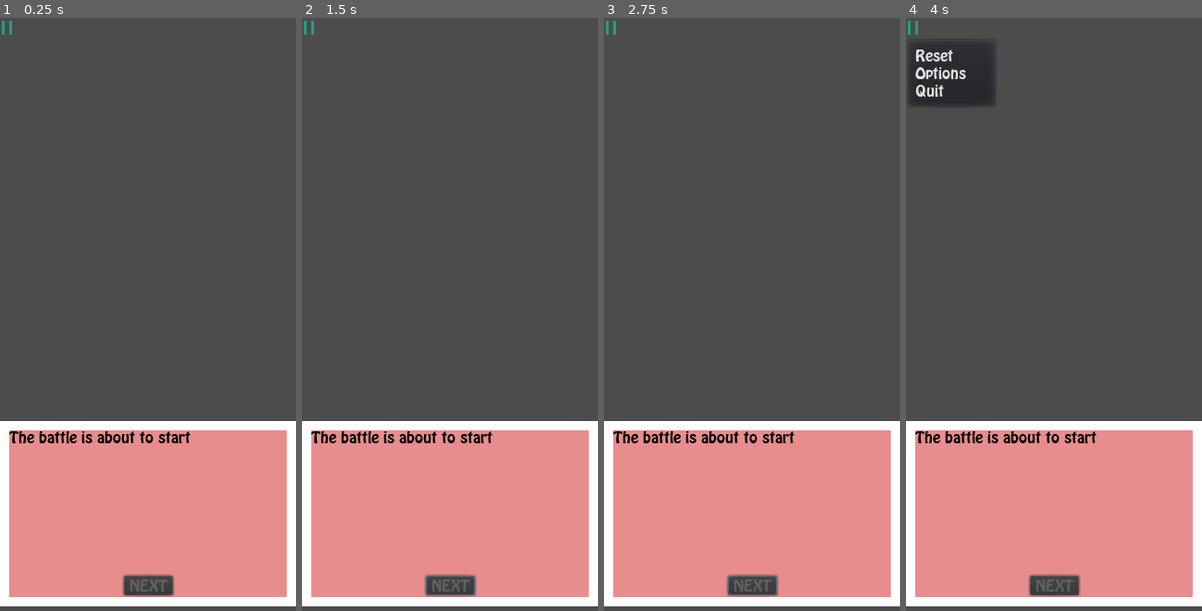
Above: before the commit, frames 1-4 (left to right).
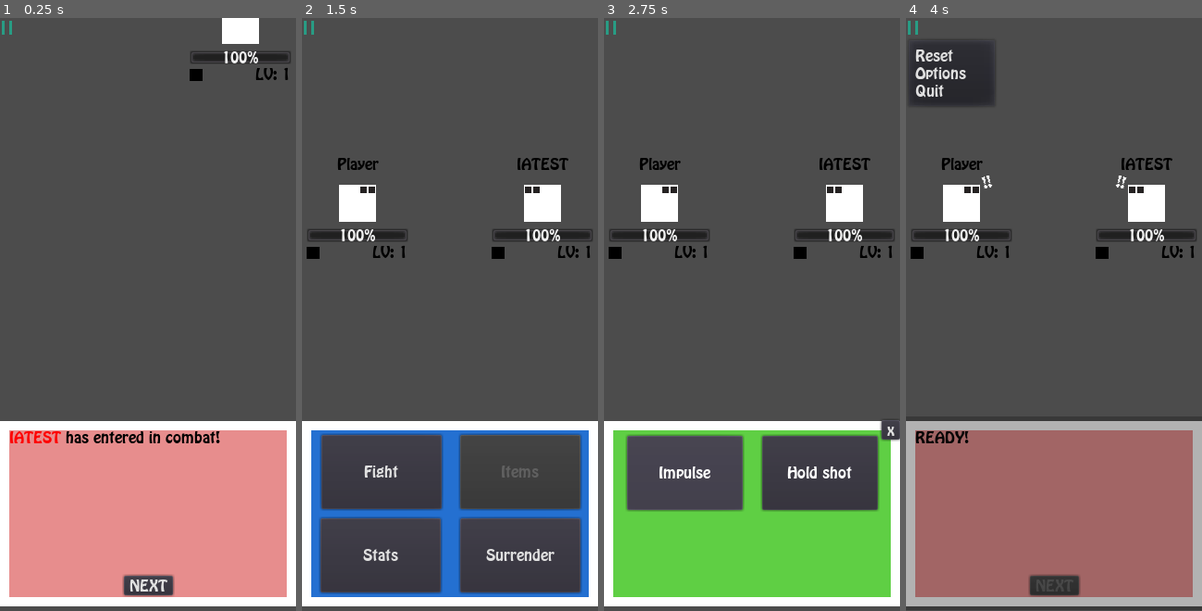
Above: after the commit, the same moments.

Repository: fresnohernandez99/socket-game
Game: Godot game, scene res://scenes/ui/CombatSceneIA.tscn
Same seed, same stepped clock (60 frames per second), same inputs: the game is played once before the commit and once after it. This scene is started directly instead of the project's main scene.
Inputs (mouse positions are in pixels of both pictures, inside the frame that each line leads up to):
- Up to frame 1 (0.25 s): no input
- Up to frame 2 (1.5 s): click (450, 587) at 0.5 s, where only the run after the commit has a clickable "NEXT"; click (450, 587) at 1.25 s, where only the run after the commit has a clickable "NEXT"
- Up to frame 3 (2.75 s): click (683, 474) at 2 s, where only the run after the commit has a clickable "Fight"
- Up to frame 4 (4 s): click (985, 474) at 2.75 s, where only the run after the commit has a clickable "Impulse"; click (911, 29) at 3.5 s

The runs differ from the first frame. In frame 1, 2.4% of the frame differs, in the area x 3-99%, y 0-97%; in frame 2, 30%; in frame 3, 30%; in frame 4, 34%, in the area x 0-100%, y 23-100%.
Error before the commit: Invalid get index 'hero' (on base: 'Dictionary'). (res://scenes/ui/CombatSceneIA.gd:7)

Commit message:
ready IA combat

Diff:
--- a/scenes/gui/CombatControls.gd
+++ b/scenes/gui/CombatControls.gd
@@ -43,7 +43,7 @@
 var loadingResults = true
 
 func _ready():
-	showControlStep2()
+	showControlStep1()
 
 func showControlStep1():
 	controlStep1.show()
@@ -72,7 +72,6 @@
 	messageLabe4.bbcode_text = ""
 	for i in range(stats.size()):
 		messageLabe4.bbcode_text += stats[i].name + " : " + str(stats[i].value) + "\n"
-
 
 func setUnaviable(value: bool):
 	unabiable.visible = value
--- a/scenes/ui/CombatSceneIA.gd
+++ b/scenes/ui/CombatSceneIA.gd
@@ -3,9 +3,13 @@
 const MoveHandler = preload("res://scripts/engine/MoveHandler.gd")
 const MoveNames = preload("res://scripts/engine/MoveNames.gd")
 const GameEngine = preload("res://scripts/engine/IA/GameEngine.gd")
-
-var pieces = [Persistence.data.hero]
-var hero = pieces.duplicate(true)[0]
+const BaseIAEnemy = preload("res://scripts/engine/IA/BaseIAEnemy.gd")
+
+var pieces = []
+var hero
+var enemyIA
+
+var gameEngine
 
 var moveNames = MoveNames.new()
 var moveHandler = MoveHandler.new()
@@ -25,21 +29,26 @@
 onready var enemiesPosition = [enemy1Position]
 
 func _ready():
+	enemyIA = BaseIAEnemy.new().getNewNpc("IATEST", 1)
+
+	pieces.push_back(Persistence.data.hero)
+	hero = pieces.duplicate(true)[0]
+
 	emit_signal("IsLoading", [true])
 	emit_signal("ShowMsg", ["The battle is about to start"])
-	#SocketManager.sendInitPlay()
+
 	initPlay()
-	setPlayerReady()
 
 
 func _process(delta):
-	if SocketManager.INTENT_SEND_PLAYS_ACTIVE == SocketManager.SUCCESS_STATE:
-		SocketManager.INTENT_SEND_PLAYS_ACTIVE = SocketManager.NOT_REQUESTED_STATE
-		setPlayerReady()
-
-	if SocketManager.INTENT_ROUND_RESULTS_ACTIVE == SocketManager.SUCCESS_STATE:
-		SocketManager.INTENT_ROUND_RESULTS_ACTIVE = SocketManager.NOT_REQUESTED_STATE
-		_initNextPlay()
+	#if SocketManager.INTENT_SEND_PLAYS_ACTIVE == SocketManager.SUCCESS_STATE:
+	#	SocketManager.INTENT_SEND_PLAYS_ACTIVE = SocketManager.NOT_REQUESTED_STATE
+	#	setPlayerReady()
+
+	#if SocketManager.INTENT_ROUND_RESULTS_ACTIVE == SocketManager.SUCCESS_STATE:
+	#	SocketManager.INTENT_ROUND_RESULTS_ACTIVE = SocketManager.NOT_REQUESTED_STATE
+	#	_initNextPlay()
+	pass
 
 #################################################
 # Local actions region
@@ -71,17 +80,51 @@
 			}
 		},
 		"rules": [],
-		"playerList": [SocketRooms.getNewNpc("IA", 10)],
+		"playerList": [
+			{
+				"name": Session.playerName,
+				"playerId": Session.playerId,
+				"handDeck": {
+					"name": "hand-deck",
+					"items": [Persistence.data.hero]
+				}
+			},
+			enemyIA
+		],
 		"loserPlayers": [],
 		"spaceGrid": {
 			"grid": []
 		}
 	}
 
-	var gameEngine = GameEngine.new()
+	gameEngine = GameEngine.new()
 	gameEngine.initConfigurations(serverConfigurations)
 
-
+	var plays = [
+		{
+			"playerId": "IA",
+			"type": SocketManager.SET_IN_FIELD_PLAY,
+			"piece": enemyIA.handDeck.items[0],
+			"newPosition": "IA" + "_1"
+		},
+		{
+			"playerId": Session.playerId,
+			"type": SocketManager.SET_IN_FIELD_PLAY,
+			"piece": Persistence.data.hero,
+			"newPosition": Session.playerId + "_1"
+		}
+	]
+
+	var total = gameEngine.addPlays(plays)
+
+	var playList = gameEngine.getPlaysForCalculate().duplicate(true)
+	gameEngine.cleanPlays()
+
+	var result = gameEngine.calculatePlaysResult(playList)
+
+	RoomInfo.roundResult = result
+
+	_initNextPlay()
 
 #################################################
 # Visual actions region
@@ -113,7 +156,6 @@
 				_setPlayOverHero(actualPlay)
 
 func _setInFieldPlay(actualPlay):
-	print(actualPlay)
 	var Player = load("res://scenes/ui/Player.tscn")
 	var playerIns = Player.instance()
 
@@ -196,11 +238,57 @@
 # Socket actions region
 #################################################
 func _sendPlay(move, posTo):
-	SocketManager.sendOverPiecePlay(move, posTo, hero.position)
+	emulatePlay(move, posTo, hero.position)
 
 func _on_CombatControls_UseMove(move):
 	_sendPlay(move[0], move[1])
 	combatControls.setUnaviable(true)
+
+func emulatePlay(move, posTo, posFrom):
+	var IAMove = {
+			"playerId": "IA",
+			"type": SocketManager.OVER_PIECE_PLAY,
+			"positionFrom": "IA" + "_1",
+			"positionTo": posFrom,
+			"move": enemyIA.handDeck.items[0].moves[int(rand_range(0, enemyIA.handDeck.items[0].moves.size()))],
+			"wasMiss": false
+		}
+
+	print(JSON.print(IAMove))
+
+	if IAMove.move.type != moveHandler.ATTACK_MOVE:
+		print("AAA")
+		IAMove.positionTo = "IA" + "_1"
+
+	var plays = [
+		IAMove,
+		{
+			"playerId": Session.playerId,
+			"type": SocketManager.OVER_PIECE_PLAY,
+			"positionFrom": posFrom,
+			"positionTo": posTo,
+			"move": move,
+			"wasMiss": false
+		}
+	]
+
+	var total = gameEngine.addPlays(plays)
+
+	var playList = gameEngine.getPlaysForCalculate().duplicate(true)
+	gameEngine.cleanPlays()
+
+	var result = gameEngine.calculatePlaysResult(playList)
+
+	RoomInfo.roundResult = result
+
+	RoomInfo.lastPlayerReady = Session.playerId
+	setPlayerReady()
+	yield(get_tree().create_timer(2), "timeout")
+
+	RoomInfo.lastPlayerReady = "IA"
+	setPlayerReady()
+
+	_initNextPlay()
 
 #################################################
 # Calculate region
--- a/scripts/engine/ClassHandler.gd
+++ b/scripts/engine/ClassHandler.gd
@@ -104,7 +104,7 @@
 func upgradeLife(hero):
 	var positionOfClass
 
-	match hero.charClass:
+	match hero.charClass.name:
 		CLASS_BOX:
 			positionOfClass = 0
 		CLASS_ARCHER:
@@ -119,7 +119,7 @@
 	var primaryStatName = classes[positionOfClass].poweredStat[0]
 	var primaryStatPos = _getStatPosByName(primaryStatName)
 
-	return 100 + 5 * hero.stats[primaryStatPos] + 2 * hero.stats[5]
+	return 100 + 5 * hero.stats[primaryStatPos].value + 2 * hero.stats[5].value
 
 func getRandomClass():
 	return classes[int(rand_range(0, classes.size()))]
--- a/scripts/engine/IA/HeroBaseCalculator.gd
+++ b/scripts/engine/IA/HeroBaseCalculator.gd
@@ -22,11 +22,13 @@
 			for i in range(pA.size()-1, -1, -1):
 				for j in range(1,i+1,1):
 					var aux1 = gameEngine.findInGrid(pA[j-1].positionFrom).stats[4].value
+					var aux1O = pA[j-1]
 					var aux2 = gameEngine.findInGrid(pA[j].positionFrom).stats[4].value
+					var aux2O = pA[j]
 
 					if aux1 < aux2:
-						var temp = aux1
-						pA[j-1] = aux2
+						var temp = aux1O
+						pA[j-1] = aux2O
 						pA[j] = temp
 
 	var playResult = []
